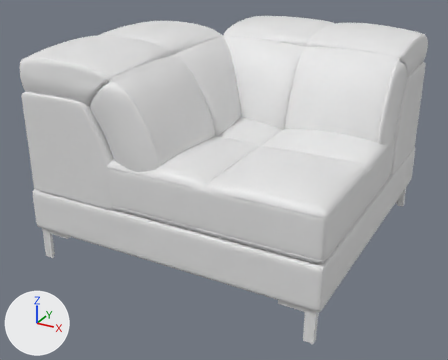
Before and after pictures for a commit that changed the glTF model public/models/Mendoza/Mendoza_roh_L.glb.
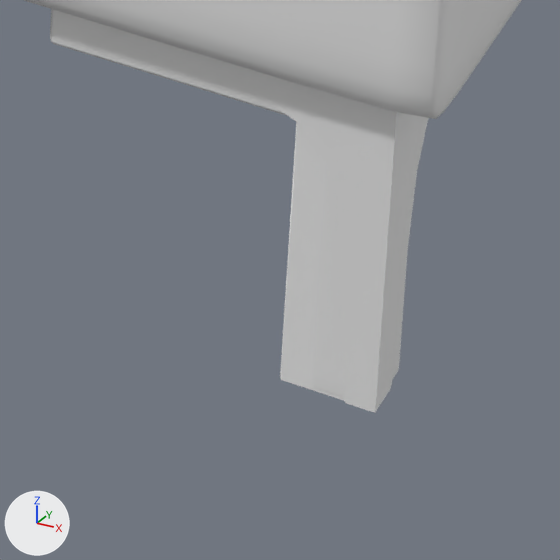
The first picture shows the older version from a 50 mm lens placed at (0.925, -1.795, 1.079), pointed at (-0.022, -0.073, 0.218). The close-ups show the older and then the newer version on the part from 61% to 74% of the width and 83% to 100% of the height of that picture. Only the edits that show in the close-ups are written down. The lights are fixed; the arrows at lower left show +X, +Y and +Z. Where no turn or scale is listed for an object, it has been applied to the vertices.

The first close-up shows 'body1', 'legs_N1', 'legs_N11', 'legs_N8'.
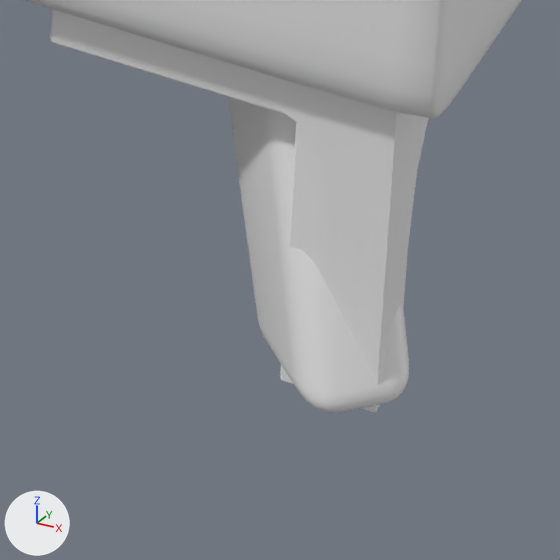
Location of each change, (x1, y1, x2, y2) in pixels of the close-ups (560 x 560 px):
'legs_N9', added
    after: (228, 98, 409, 413)

What changed in the scene script:
```text
Add mat_material_463:
    mat_material_463 = principled_material('Material.463')
    mat_material_463.base_color = (0.8, 0.8, 0.8)  # white #e7e7e7
Add me_melbourne_1d_052:
    me_melbourne_1d_052.from_pydata(...)  # 864 vertices, 1712 faces; spans x -0.48..0.487, y -0.499..0.501, z 0.0..0.133
    me_melbourne_1d_052.materials.append(mat_material_463)  # white #e7e7e7
Add ob_legs_n9:
    ob_legs_n9 = bpy.data.objects.new('legs_N9', me_melbourne_1d_052)
    ob_legs_n9.location = (0.0, 0.0, 0.0)
```
